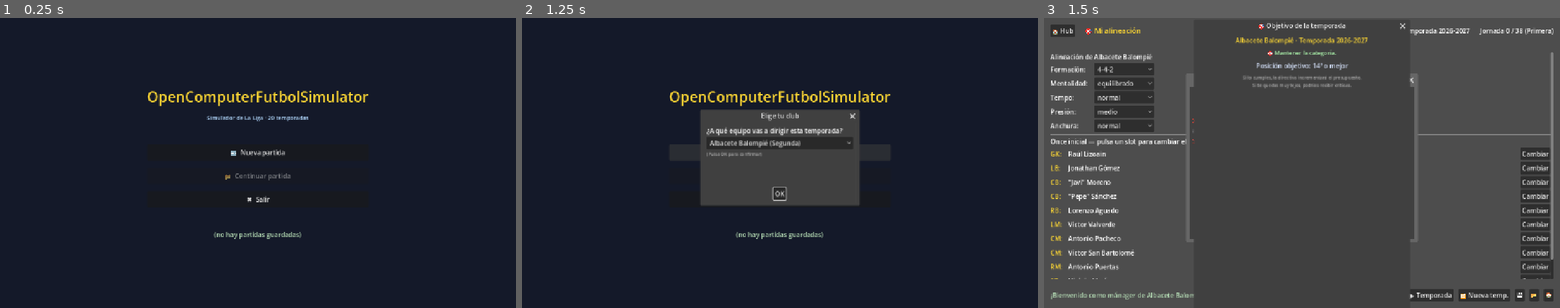
Above: before the commit, frames 1-3 (left to right).
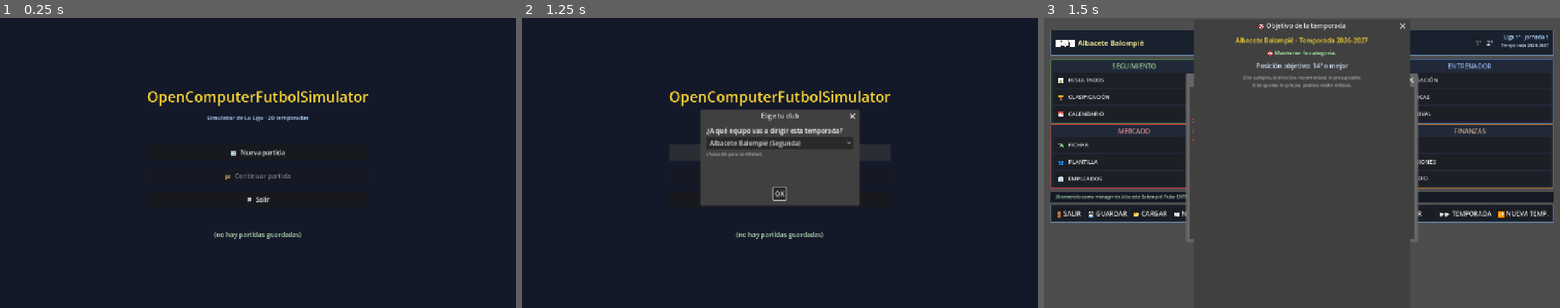
Above: after the commit, the same moments.

Repository: antxiko/OpenComputerFutbolSimulator
Game: Godot game, scene res://scenes/main_menu.tscn
Same seed, same stepped clock (60 frames per second), same inputs: the game is played once before the commit and once after it.
Inputs:
- Up to frame 1 (0.25 s): no input
- Up to frame 2 (1.25 s): click "🆕 Nueva partida" at 0.5 s
- Up to frame 3 (1.5 s): click "OK" at 1.25 s

Frames 1-2 are identical in both runs. In frame 3, 34% of the frame differs, in the area x 1-99%, y 2-98%.

Commit message:
fix(hub): empezar en hub al iniciar partida + quitar botones 'volver al hub' duplicados
- _show_welcome_message ya no fuerza VIEW_TACTICS al empezar nueva partida.
  Ahora se queda en VIEW_HUB (que es lo natural). El status_label avisa
  de configurar la alineación cuando lo necesites.
- _render_rival_view y _render_decisions_view ya no añaden su propio
  botón '← Volver al hub' — el botón '🏠 Hub' del header global ya
  cumple esa función.
- _render_decisions_view: quitado también el Label '⚖ Decisiones del club'
  que duplicaba el title dinámico del header.

Co-Authored-By: Claude Opus 4.7 (1M context) <noreply@anthropic.com>

Diff:
--- a/scripts/ui/game_hub.gd
+++ b/scripts/ui/game_hub.gd
@@ -150,9 +150,9 @@
 	var team := _find_team_by_id(user_team_id)
 	if team == null:
 		return
-	status_label.text = "¡Bienvenido como mánager de %s! Configura 'Mi alineación' antes de empezar." % team.name
-	# Forzar pestaña Mi alineación de bienvenida
-	current_view = VIEW_TACTICS
+	status_label.text = "¡Bienvenido como mánager de %s! Pulsa ENTRENADOR → ALINEACIÓN para configurar tu once." % team.name
+	# Mantener VIEW_HUB como vista por defecto
+	current_view = VIEW_HUB
 	_refresh_ui()
 
 
@@ -3266,11 +3266,6 @@
 	var box := VBoxContainer.new()
 	box.add_theme_constant_override("separation", 12)
 	content_area.add_child(box)
-	# Botón volver al hub
-	var back := Button.new()
-	back.text = "← Volver al hub"
-	back.pressed.connect(_on_select_view.bind(VIEW_HUB))
-	box.add_child(back)
 
 	if rival == null:
 		var l := Label.new()
@@ -3347,16 +3342,7 @@
 	var box := VBoxContainer.new()
 	box.add_theme_constant_override("separation", 12)
 	content_area.add_child(box)
-	var back := Button.new()
-	back.text = "← Volver al hub"
-	back.pressed.connect(_on_select_view.bind(VIEW_HUB))
-	box.add_child(back)
-
-	var title := Label.new()
-	title.text = "⚖ Decisiones del club"
-	title.add_theme_font_size_override("font_size", 20)
-	title.add_theme_color_override("font_color", Color(1.0, 0.85, 0.2))
-	box.add_child(title)
+	# (el botón 🏠 Hub está en el header global; no añadimos otro aquí)
 
 	# Objetivo
 	if not season_objective.is_empty():
